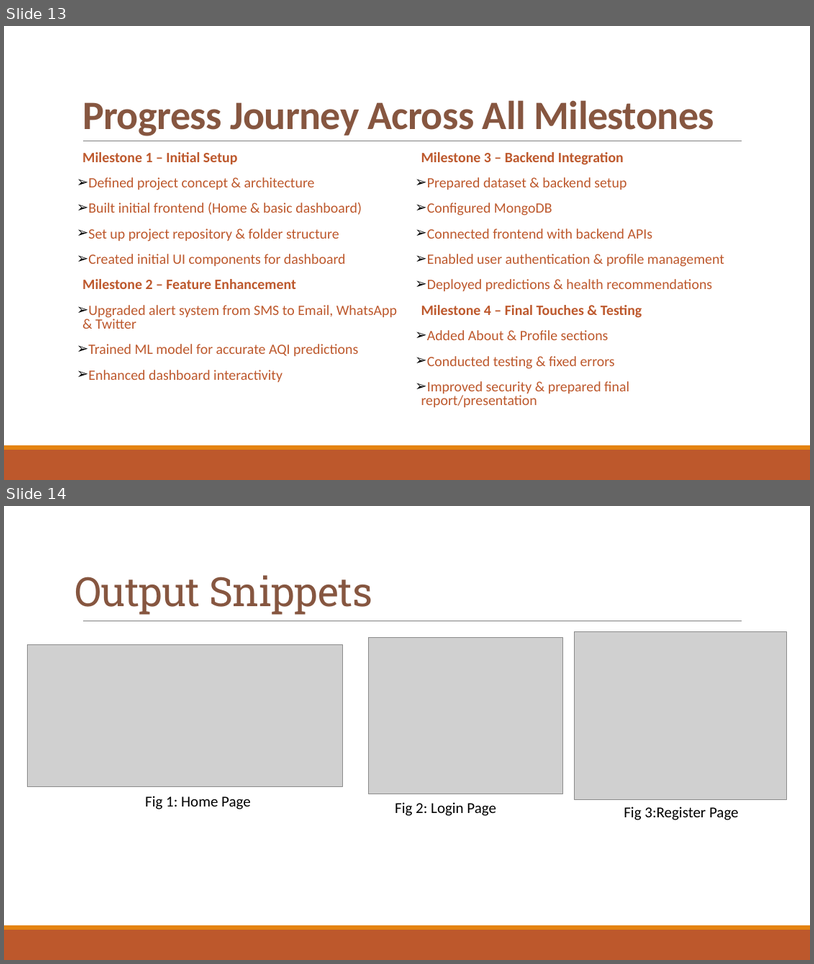
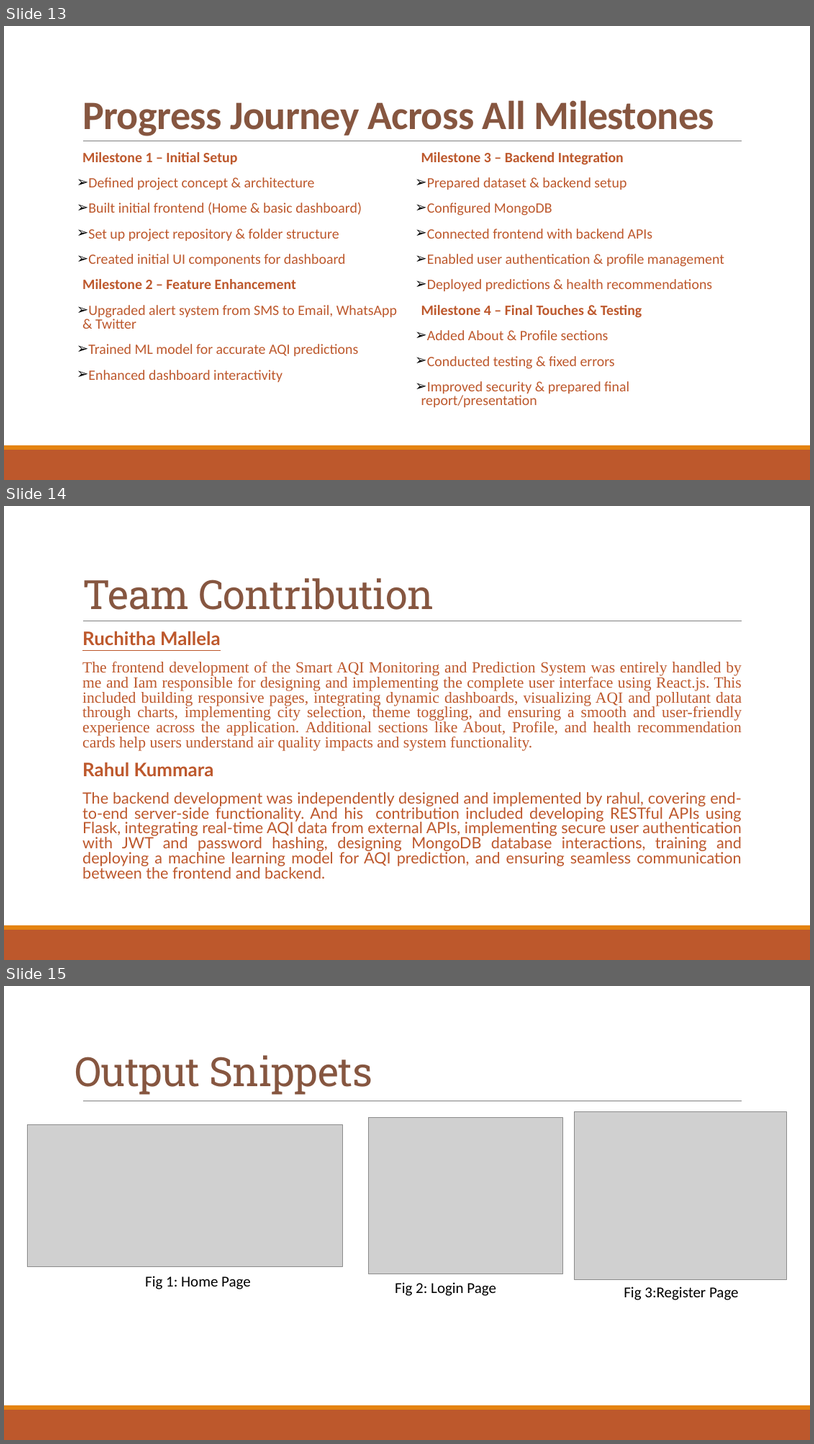
Before and after one commit to infosysbatch6/Infosys-team-project-, a slide deck: Air aware project/Air aware project final presentation.pptx. Shown one above the other, each under a label of ours: slides 13 and 14 before the commit, slides 13, 14 and 15 after it. The pictures are 814x964 and 814x1444 pixels, drawn with LibreOffice and Linux fonts; fonts in the diff are those of the drawing; grey boxes stand for pictures. Boxes give left, top, right and bottom in pixels: in the first picture for what was removed or moved away, otherwise in the second. Text is boxed around its words. In the diff, an @@ line names an element or a change of style, - is before the commit and + after.

```diff
--- a/Air aware project/Air aware project final presentation.pptx
+++ b/Air aware project/Air aware project final presentation.pptx
@@ slide 14 added at (4, 506, 810, 960), background #FFFFFF; not listed: 3 template elements that a slide beside it also shows @@
@@ title added at (82, 578, 434, 610), 48 pt, text #865640 @@
+Team Contribution
@@ text added at (82, 631, 742, 878), 18.5 pt, text #BD582C @@
+  Ruchitha Mallela
+  The frontend development of the Smart AQI Monitoring and Prediction System was entirely handled by me and Iam responsible for designing and implementing the complete user interface using React.js. This included building responsive pages, integrating dynamic dashboards, visualizing AQI and pollutant data through charts, implementing city selection, theme toggling, and ensuring a smooth and user-friendly experience across the application. Additional sections like About, Profile, and health recommendation cards help users understand air quality impacts and system functionality.
+  Rahul Kummara
+  The backend development was independently designed and implemented by rahul, covering end-to-end server-side functionality. And his contribution included developing RESTful APIs using Flask, integrating real-time AQI data from external APIs, implementing secure user authentication with JWT and password hashing, designing MongoDB database interactions, training and deploying a machine learning model for AQI prediction, and ensuring seamless communication between the frontend and backend.
@@ what was slide 14 is now slide 15 @@
```
